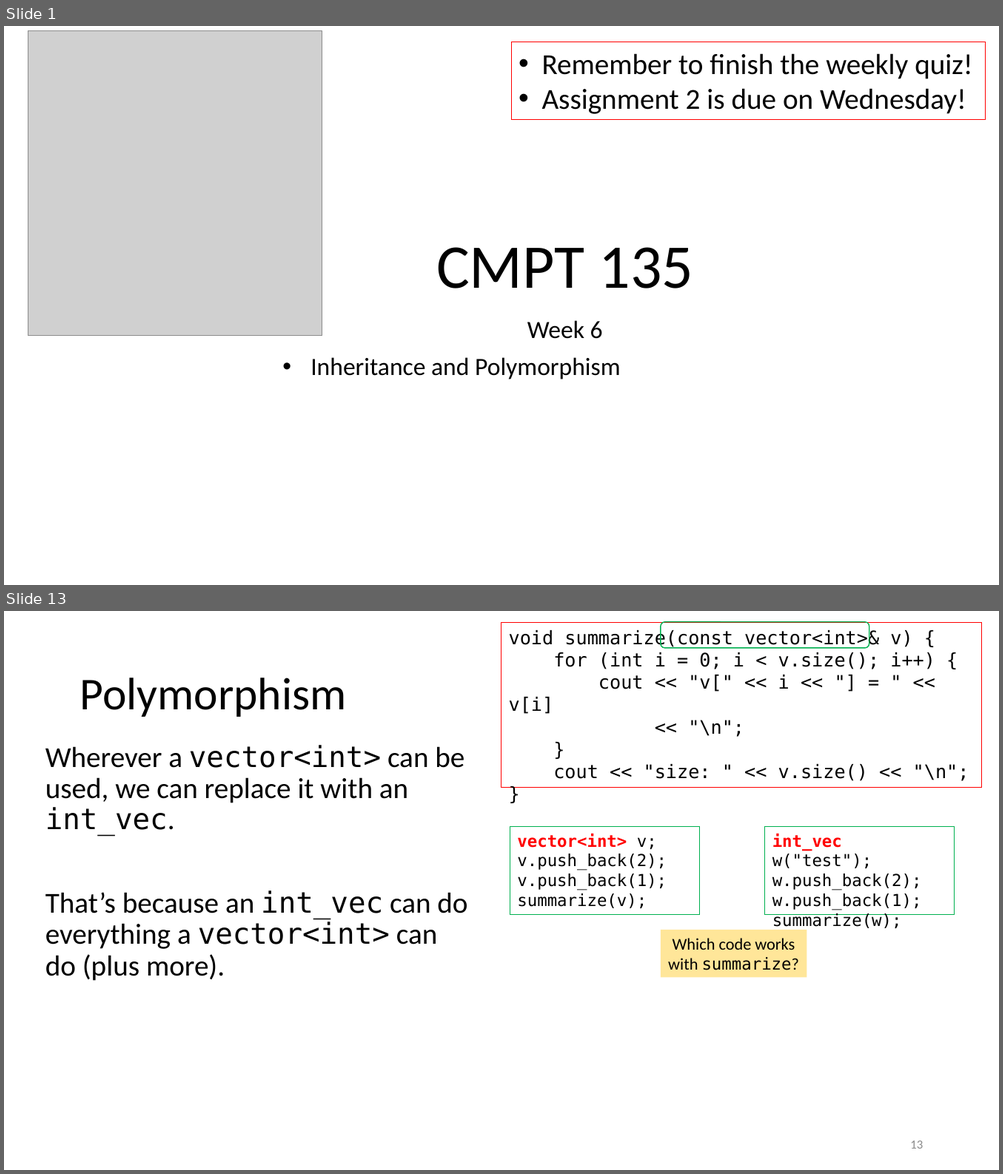
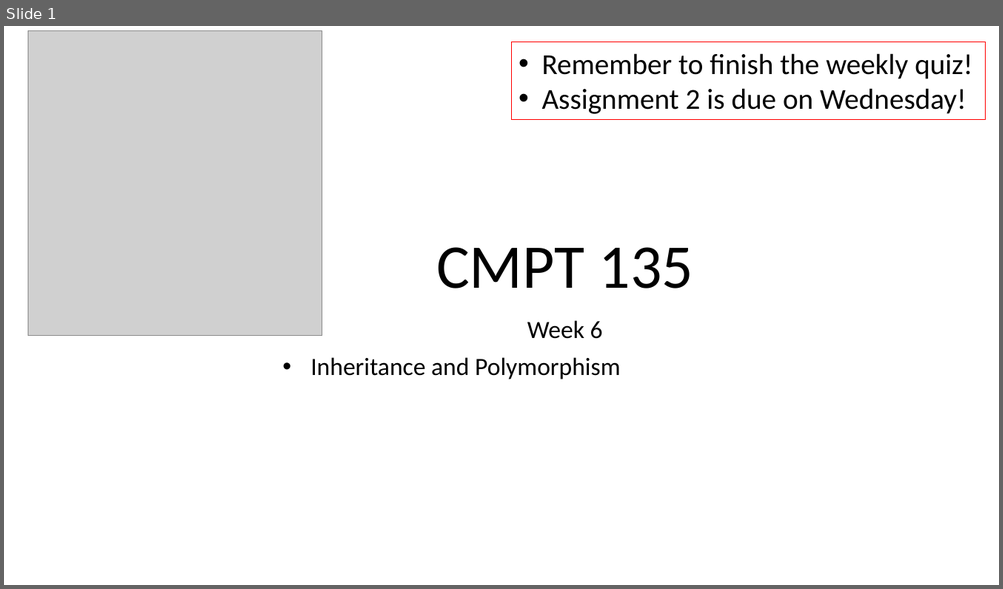
Before and after one commit to tjd1234/cmpt135spring2024, a slide deck: sample_code/week8/week8_cmpt135.pptx. Shown one above the other, each under a label of ours: slides 1 and 13 before the commit, slide 1 after it; the slides between them are not shown. The pictures are 1003x1174 and 1003x589 pixels, drawn with LibreOffice and Linux fonts; fonts in the diff are those of the drawing; grey boxes stand for pictures. Boxes give left, top, right and bottom in pixels: in the first picture for what was removed or moved away, otherwise in the second. Text is boxed around its words. In the diff, an @@ line names an element or a change of style, - is before the commit and + after.

```diff
--- a/sample_code/week8/week8_cmpt135.pptx
+++ b/sample_code/week8/week8_cmpt135.pptx
@@ slide 13 removed at <box>4,611,999,1170</box>, background #FFFFFF @@
@@ rectangle removed at <box>501,622,982,788</box> @@
-void summarize(const vector<int>& v) {
-for (int i = 0; i < v.size(); i++) {
-cout << "v[" << i << "] = " << v[i]
-<< "\n";
-}
-cout << "size: " << v.size() << "\n";
-}
@@ rounded rectangle removed at <box>660,622,870,648</box> @@
@@ title removed at <box>79,678,346,717</box> @@
-Polymorphism
@@ text removed at <box>45,745,467,981</box> @@
-Wherever a vector<int> can be used, we can replace it with an int_vec.
-That’s because an int_vec can do everything a vector<int> can do (plus more).
@@ rectangle removed at <box>510,826,700,914</box> @@
-vector<int> v;
-v.push_back(2);
-v.push_back(1);
-summarize(v);
@@ rectangle removed at <box>765,826,955,914</box> @@
-int_vec w("test");
-w.push_back(2);
-w.push_back(1);
-summarize(w);
@@ rectangle removed at <box>660,931,807,978</box> @@
-Which code works with summarize?
@@ page number removed at <box>910,1141,922,1149</box> @@
-13
```
Also in this commit, not shown: 2 slides changed, 39 slides added, 18 other slides removed, 3 other files.
